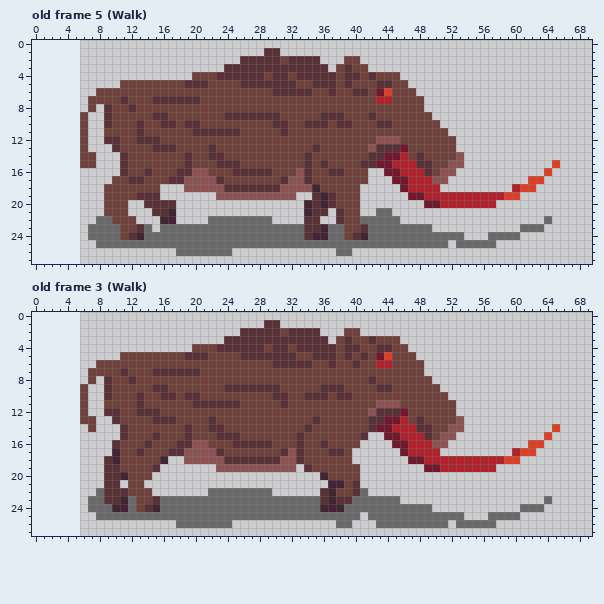
Edited in one commit: pixel-art file (GEODE/Assets/Sprites/Characters/Boar/Boar.aseprite). The picture above is the old version.
64x28 pixels, 8 frames. Shown: old frame 5 (Walk), old frame 3 (Walk). The old version is drawn lined up with the new one, on the new canvas. The commit also changed other frames, which this record leaves out.
After the commit:
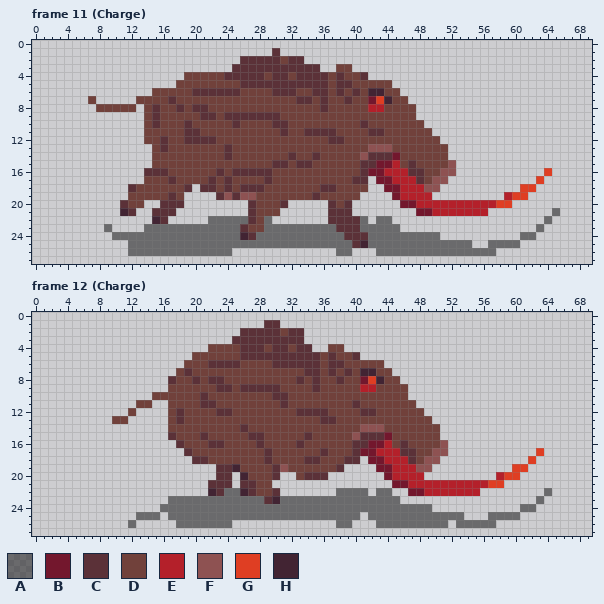
Palette (. is transparent): A #0606087f  B #73172d  C #5b3138  D #71413b  E #b4202a  F #8e5252  G #df3e23  H #422433
A new or re-ordered frame is compared with the old frame closest to it.
The edit:
canvas 64x28 -> 70x28, the old top-left corner now at 6,0
frames 8 -> 27
Frame 11 (Charge) is new; against old frame 5 (Walk):
y 1: x 29 C -> .
y 2: x 34..35 CC -> ..; x 39..40 DD -> ..
y 3: x 24 C -> .; x 36 C -> .; x 39..41 CDD -> D..
y 4: x 19 . -> D; x 23 C -> D; x 37..45 CDCCDCDDD -> DCDDC....
y 5: x 11..17 DDDDDDD -> .......; x 19..21 CCC -> DDD; x 33..34 DD -> CC; x 37..38 CD -> DC; x 43..46 CCDD -> DD..
y 6: x 8..14 DDDDDDD -> .......; x 20..25 DDDDDD -> CCCCCC; x 33..38 CCDDCD -> DDCCDC; x 41..44 CDBG -> DHHD; x 46..47 DD -> ..
y 7: x 8..12 DDDCD -> .....; x 15..16 CC -> DD; x 18..20 CCC -> DDD; x 33..34 DD -> CC; x 36 D -> C; x 39 D -> C; x 42..44 DEE -> BGH; x 47..48 DD -> ..
y 8: x 7..9 D.C -> .DD; x 12..13 CD -> D.; x 15 D -> C; x 18 D -> C; x 20..21 DD -> CC; x 36 D -> C; x 42..43 DD -> EE; x 48 D -> .
y 9: x 6 D -> .; x 9..13 CDDDD -> .....; x 16 C -> D; x 21..22 DD -> CC; x 36..38 CCC -> DDD; x 42 C -> D; x 48..49 DD -> ..
y 10: x 6 D -> .; x 9..13 CDDDC -> .....; x 15..17 DCC -> CDD; x 20 C -> D; x 25 D -> C; x 34..36 CCC -> DDD; x 38..39 CC -> DD; x 41 D -> C; x 43..44 CC -> DD; x 49..50 DD -> ..
y 11: x 6 D -> .; x 9..13 DDDDC -> .....; x 19 D -> C; x 21..25 CCCCC -> DDDDD; x 34..37 DDDD -> CCCC; x 42..43 DD -> CC; x 50..51 DD -> ..
y 12: x 6 D -> .; x 9..16 CCDDCCCD -> .....DDC; x 19..22 DDDD -> CCCC; x 37..38 DD -> CC; x 43..45 FFF -> DDD; x 51..52 DD -> ..
y 13: x 6 D -> .; x 10..15 CDDDDC -> .....D; x 17 C -> D; x 22 C -> D; x 24 D -> C; x 35 C -> D; x 43..46 CCCB -> FFDD; x 52 D -> .
y 14: x 6..7 DD -> ..; x 11..14 CDDD -> ....; x 19 C -> D; x 22..24 CCD -> DDC; x 32 D -> C; x 34..35 CD -> DC; x 41 D -> F; x 44 B -> C; x 46 E -> D; x 48 C -> D; x 52..53 DF -> ..
y 15: x 6..7 DD -> ..; x 11..14 CDDD -> ....; x 19 C -> D; x 23..25 CCC -> DDD; x 30..31 DD -> CC; x 33 D -> C; x 36 C -> D; x 46..49 EECC -> DCDD; x 53 F -> .; x 65 G -> .
y 16: x 11..13 CDD -> ...; x 15..16 DD -> CC; x 18..21 CCFF -> DDDD; x 23 D -> C; x 33..34 FC -> DD; x 37..38 CC -> DD; x 41..45 D..BB -> CBBEE; x 47..49 EEC -> CCD
y 17: x 10..13 DDCC -> ....; x 18..24 CFFFFCD -> DDDDCDC; x 29 D -> C; x 31..34 CFFC -> DDDD; x 40..41 DD -> CC; x 43..46 ..BB -> BBEE; x 48..49 EE -> CD; x 62 G -> .
y 18: x 9..12 DDDD -> ...C; x 16..23 ...FFFFF -> DDDC.CCD; x 25 C -> D; x 29..37 CCFFFFHDD -> DDDDDDDCC; x 41 . -> D; x 44..46 ..B -> BBE; x 49..50 EE -> FF; x 60 E -> .
y 19: x 9..11 DDD -> ...; x 13..18 CCC... -> DDDDCD; x 23 F -> C; x 25 F -> C; x 28..34 FFFFF.. -> DDDDDDD; x 36..37 HC -> DD; x 45..48 ..BB -> BEEE; x 50..59 EEEEEEEEEG -> .........E; x 61 . -> G
y 20: x 9..15 DDD..CC -> ..CDD..; x 18 . -> C; x 27..31 ..... -> CDDDC; x 34..36 HCH -> ...; x 39..40 DD -> C.; x 46..50 ...BB -> BBEEE; x 58..59 .. -> GG
y 21: x 9..12 DDD. -> ..HC; x 17 H -> C; x 27..30 .... -> CDDD; x 34..37 HCC. -> ...C; x 39..40 DD -> C.; x 43..44 AA -> ..; x 48..56 ......... -> BBEEEEEEE; x 65 . -> A
y 22: x 8..12 AADDD -> .....; x 15..17 .HH -> HC.; x 27..28 AA -> CD; x 34..35 CC -> ..; x 37 . -> C; x 39..40 DD -> CC; x 42 A -> .; x 45 A -> .
y 23: x 7..8 AA -> ..; x 10..13 ADDC -> ....; x 15 . -> A; x 26..28 AAA -> CDD; x 34..36 CCH -> AAA; x 38..41 ADDC -> CCCA; x 46..49 AAAA -> ....; x 61..62 AA -> ..
y 24: x 7..9 AAA -> ...; x 11..13 DCH -> AAA; x 26..27 AA -> HC; x 34..36 CHH -> AAA; x 39 D -> C; x 41 H -> C; x 51..53 AAA -> ...; x 57..62 AAAA.. -> ....AA
y 25: x 8..11 AAAA -> ....; x 40..41 AA -> CH; x 52 . -> A; x 55..56 AA -> ..; x 58..60 ... -> AAA
y 26: x 12..17 ...... -> AAAAAA; x 43..57 ............... -> AAAAAAAAAAAAAAA
Frame 12 (Charge) is new; against old frame 3 (Walk):
y 2: x 34..35 CC -> ..; x 39..40 DD -> ..
y 3: x 24 C -> .; x 34..36 CCC -> ...; x 38..45 DCDDCDDD -> ........
y 4: x 20..21 DD -> ..; x 23..25 CCC -> DDD; x 35..37 CCC -> ..D; x 39..46 CCDDCCDD -> ........
y 5: x 11..21 DDDDDDDDCCC -> .........DD; x 33..34 DD -> CC; x 36 C -> D; x 39..47 CDCDBGDDD -> DC.......
y 6: x 8..18 DDDDDDDDDDD -> ...........; x 22..25 DDDD -> CCCC; x 35 D -> C; x 38 D -> C; x 40 C -> D; x 43..48 EEDDDD -> D.....
y 7: x 7..18 DDDDCDDDCCCC -> ...........D; x 20 C -> D; x 34..35 DD -> CC; x 37 D -> C; x 39 D -> C; x 41..42 DD -> HH; x 45..48 DDDD -> ....
y 8: x 7 D -> .; x 9..17 CDDCDDDDD -> ........C; x 20 D -> C; x 22..23 DD -> CC; x 33 D -> C; x 35 D -> C; x 38 D -> C; x 41..43 DCD -> BGH; x 46..49 DDDD -> ....
y 9: x 6 D -> .; x 9..16 CDDDDDCC -> ........; x 23 D -> C; x 25 C -> D; x 35..38 DCCC -> CDDD; x 41..44 DDCC -> EEDD; x 47..50 DDDD -> ....
y 10: x 6 D -> .; x 9..14 CDDDCD -> ......; x 16..17 CC -> DD; x 19..21 CCD -> DDC; x 34..36 CCC -> DDD; x 38..39 CC -> DD; x 47..51 DDDDD -> .....
y 11: x 6 D -> .; x 9..13 DDDDC -> ....D; x 15..16 DD -> ..; x 20 C -> D; x 23..25 CCC -> DDD; x 40 D -> C; x 43..45 FFF -> DDD; x 48..52 DDDDD -> .....
y 12: x 6 D -> .; x 9..11 CCD -> ...; x 13..16 CCCD -> ....; x 18 D -> C; x 23..24 DD -> CC; x 33..36 DDDD -> CCCC; x 41..46 DFCCCB -> CCDDDD; x 49..52 DDDD -> ....
y 13: x 6..7 DD -> ..; x 10 C -> D; x 12..18 DDDCCCD -> .....DC; x 22 C -> D; x 35..37 CDD -> DCC; x 42..46 CCBBE -> DDDDD; x 48 C -> D; x 50..53 DDDF -> ....
y 14: x 7 D -> .; x 11..16 CDDDDD -> ......; x 19 C -> D; x 22..23 CC -> DD; x 26 D -> C; x 34 C -> D; x 41..49 DCBBEEECC -> FFFDDDDDD; x 51..53 DFF -> ...; x 65 G -> .
y 15: x 11..17 CDDDCDD -> ......C; x 19 C -> D; x 21 D -> C; x 23..25 CCC -> DDD; x 27..28 DD -> CC; x 33..34 CD -> DC; x 40 D -> F; x 42..43 .. -> CC; x 45..49 BEEEC -> DDDDD; x 51..52 FF -> ..; x 64 G -> .
y 16: x 10..17 CDDDCDDD -> ........; x 19..23 CFFDD -> DDDCC; x 25..27 CCC -> DDD; x 29 C -> D; x 36 C -> D; x 40..50 D....BBEEEF -> CCBBEDCDDDD; x 62..63 GG -> ..
y 17: x 10..23 HDDCDDDCCFFFFC -> .........CDDDD; x 29 D -> C; x 31..33 CFC -> DDD; x 36..38 DCC -> CDD; x 40..51 ......BEEEE. -> CBBEEECCDDFF; x 60..63 EGG. -> ...G
y 18: x 9..16 CHDDDDDH -> ........; x 19..28 FFFFFCCCCC -> .CCDDDDDDD; x 30..35 CFFCDD -> DDDDCC; x 39..40 D. -> CC; x 42..60 .....BBEEEEEEEEEEGG -> BBEEECDFF..........; x 62 . -> G
y 19: x 9..15 CCDDDDC -> .......; x 23..30 FFFFFFFF -> CCHDDDDC; x 32..34 F.C -> DDD; x 38..40 DDD -> C..; x 43..57 ......BBEEEEEEE -> BBEEEFF........; x 60..61 .. -> GG
y 20: x 9..14 CCHDDD -> ......; x 23..24 .. -> CC; x 26..30 ..... -> HDDDC; x 33..40 ...HDDDD -> DCCC....; x 44..48 ..... -> BEEEE; x 58..60 ... -> EGG
y 21: x 9..10 CC -> ..; x 12..13 DD -> ..; x 22..24 ... -> CCC; x 26..29 .... -> CCDD; x 37..40 HHDC -> ....; x 45..58 .............. -> BBEEEEEEEEEEGG
y 22: x 8..14 ACCCDDD -> .......; x 22..23 AA -> HC; x 26..30 AAAA. -> HCDDC; x 36..40 CHDDC -> ..AAA; x 43..44 .. -> AA; x 47..55 ......... -> BBEEEEEEE; x 64 . -> A
y 23: x 7..16 AACCHADDCA -> ..........; x 29..30 AA -> CH; x 36..39 CHCC -> AAAA; x 63..64 .A -> A.
y 24: x 7..15 AAAHHADCH -> .........; x 36..38 HHH -> AAA; x 63 A -> .
y 25: x 8..12 AAAAA -> .....; x 16 A -> .
y 26: x 12 . -> A
Changed places in both pictures, as pixel boxes (x1, y1, x2, y2):
changed: (80, 48, 560, 256)
changed: (80, 328, 560, 528)
